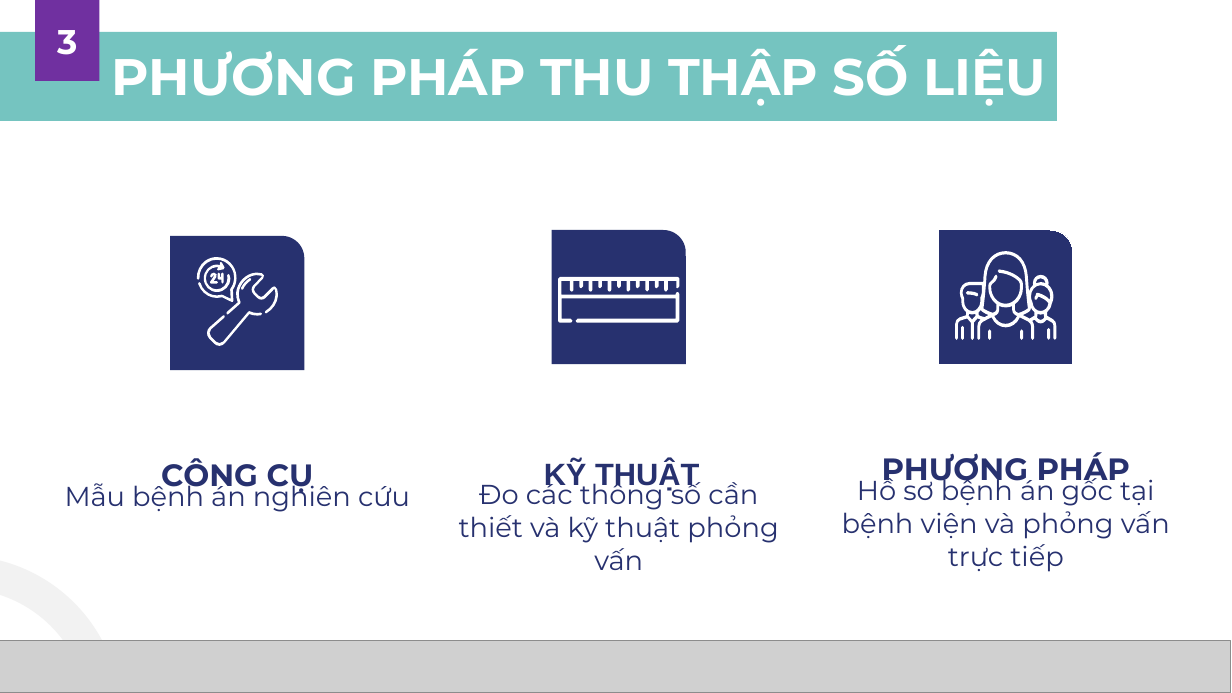
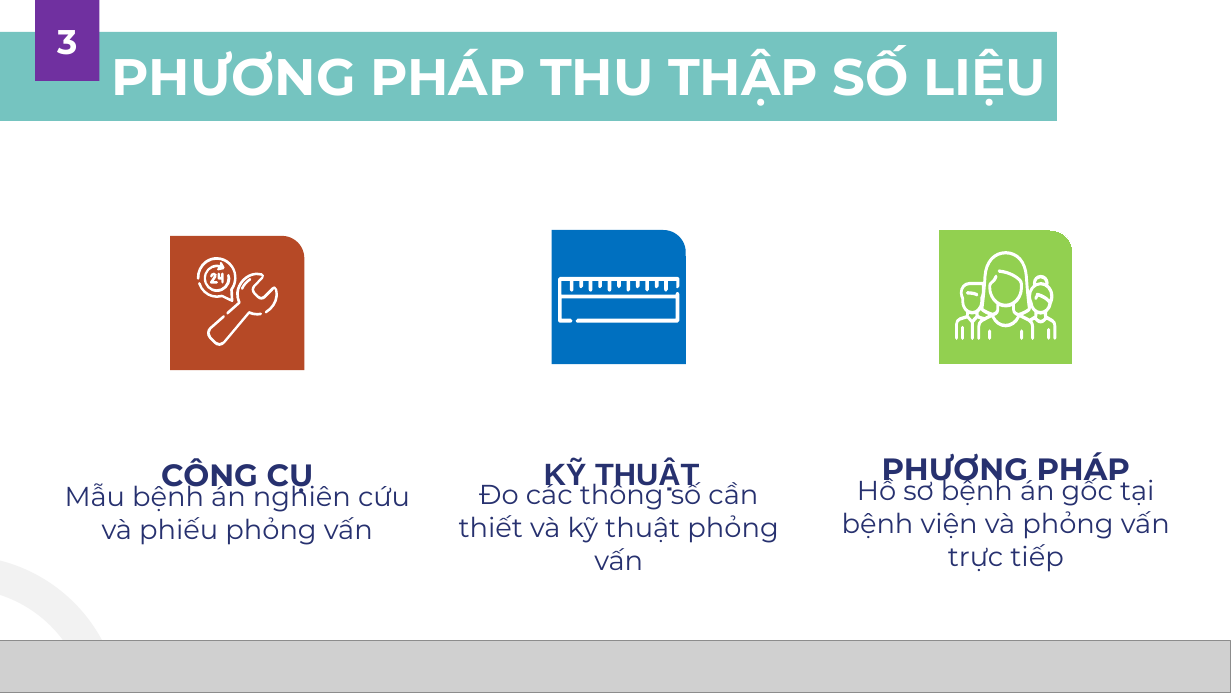
Before and after one commit to MedPocket/HPMUDocs-2021, a slide deck: slide 24 of Nghien-cuu-khoa-hoc/Nhom-4_K39C_Thuyet-trinh-NCKH.pptx (slide 26 before the commit). Drawn at 1232x693 pixels with LibreOffice and Linux fonts; fonts in the diff are those of the drawing; grey boxes stand for pictures; background and template pictures are left out. Boxes give left, top, right and bottom in pixels: in the first picture for what was removed or moved away, otherwise in the second. Text is boxed around its words. In the diff, an @@ line names an element or a change of style, - is before the commit and + after.

```diff
--- a/Nghien-cuu-khoa-hoc/Nhom-4_K39C_Thuyet-trinh-NCKH.pptx
+++ b/Nghien-cuu-khoa-hoc/Nhom-4_K39C_Thuyet-trinh-NCKH.pptx
@@ round rect at box(170, 235, 304, 370): fill #27316F to #B64926 @@
@@ round rect at box(552, 230, 686, 365): fill #27316F to #0070C0 @@
@@ round rect at box(939, 230, 1073, 365): fill #27316F to #92D050 @@
@@ text at box(65, 479, 410, 545): text changed @@
-Mẫu bệnh án nghiên cứu
+Mẫu bệnh án nghiên cứu và phiếu phỏng vấn
```
Also in this commit, not shown: 22 other slides changed, 4 slides added, 3 slides removed.
